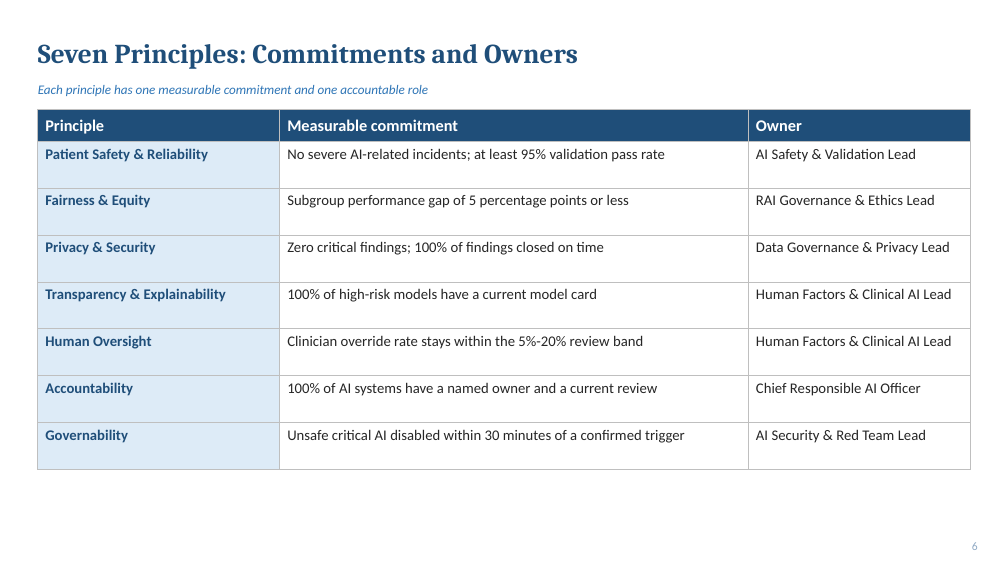
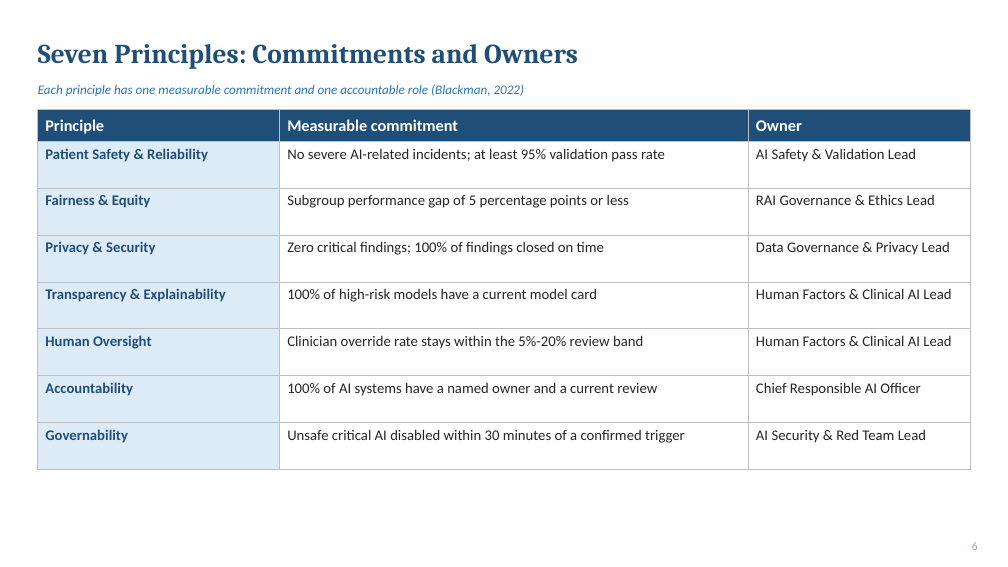
Before and after one commit to arshi-khan1203/arshi-khan1203.github.io, a slide deck: slide 6 of decks/6.5_Final_RAI_Framework.pptx. Drawn at 1008x567 pixels with LibreOffice and Linux fonts; fonts in the diff are those of the drawing. Boxes give left, top, right and bottom in pixels: in the first picture for what was removed or moved away, otherwise in the second. Text is boxed around its words. In the diff, an @@ line names an element or a change of style, - is before the commit and + after.

```diff
--- a/decks/6.5_Final_RAI_Framework.pptx
+++ b/decks/6.5_Final_RAI_Framework.pptx
@@ text at (x1=38, y1=84, x2=525, y2=96): text changed @@
-Each principle has one measurable commitment and one accountable role
+Each principle has one measurable commitment and one accountable role (Blackman, 2022)
```
Also in this commit, not shown: 18 other slides changed, 1 other file.
